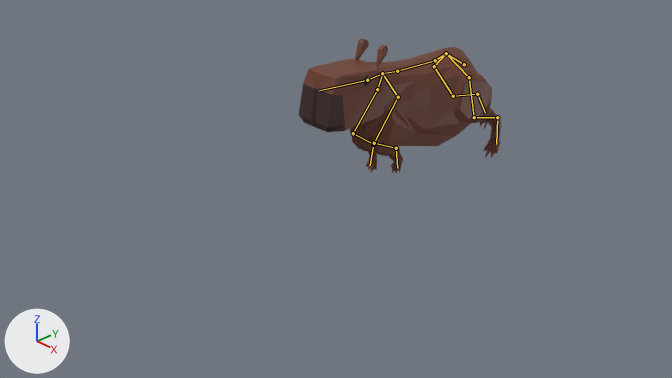
A saved change to the Blender file asset-sources/Capybara.blend.
Camera for both pictures: the file's camera 'Camera'. The lights are fixed; the arrows at lower left show +X, +Y and +Z. Both versions are drawn at frame 45 of the action 'Running'; the numbers are the values there. The bones that bend it are drawn over the model as lines.
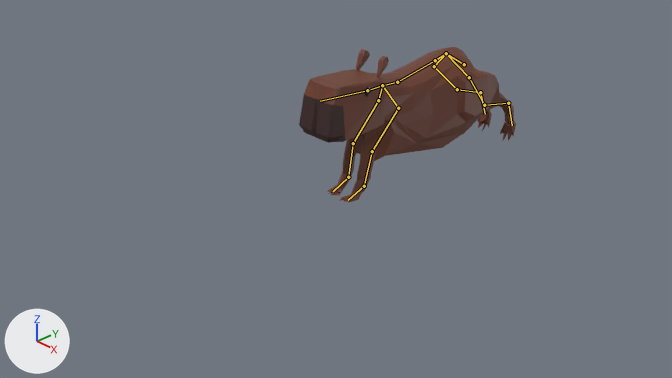
Pixel boxes (x1, y1, x2, y2) of what changed, in the pictures (672 x 378 px):
'Cube', posed (7% wider, 15% taller): before (299, 38, 502, 173); after (299, 47, 516, 203)
bone 'Spine.002', root to tip: before (435, 60) to (397, 71); after (435, 60) to (397, 82)
bone 'Spine.003', root to tip: before (397, 71) to (382, 73); after (397, 82) to (382, 85)
bone 'Spine.004', root to tip: before (382, 73) to (367, 80); after (382, 85) to (367, 90)
bone 'Spine.005', root to tip: before (367, 80) to (319, 90); after (367, 90) to (320, 101)
bone 'Arm.R.001', root to tip: before (377, 89) to (353, 133); after (378, 100) to (353, 143)
bone 'Arm.R.002', root to tip: before (353, 133) to (373, 144); after (353, 143) to (348, 177)
bone 'Arm.R.003', root to tip: before (373, 144) to (370, 165); after (348, 177) to (333, 191)
bone 'Arm.L.001', root to tip: before (398, 97) to (374, 143); after (398, 108) to (372, 151)
bone 'Arm.L.002', root to tip: before (374, 143) to (396, 148); after (372, 151) to (364, 186)
bone 'Arm.L.003', root to tip: before (396, 148) to (397, 168); after (364, 186) to (348, 200)
bone 'BArm.R.001', root to tip: before (434, 66) to (453, 96); after (434, 66) to (457, 89)
bone 'BArm.R.002', root to tip: before (453, 96) to (477, 94); after (457, 89) to (480, 92)
bone 'BArm.R.003', root to tip: before (477, 94) to (485, 112); after (480, 92) to (485, 114)
bone 'BArm.L.001', root to tip: before (469, 77) to (474, 117); after (469, 77) to (484, 105)
bone 'BArm.L.002', root to tip: before (474, 117) to (497, 117); after (484, 105) to (508, 103)
bone 'BArm.L.003', root to tip: before (497, 117) to (496, 144); after (508, 103) to (512, 125)

The change in detail:
Bone 'Spine.002' (bone_spine_002) turns from (-16, 0, 0) to (-4, 0, 0) degrees about its own x, y and z.
Bone 'Spine.003' (bone_spine_003) turns from (3, 0, 0) to (-7, 0, 0) degrees about its own x, y and z.
Bone 'Spine.004' (bone_spine_004) turns from (12, 0, 0) to (6, 0, 0) degrees about its own x, y and z.
Bone 'Spine.005' (bone_spine_005) turns from (-4, 0, 0) to (-1, 0, 0) degrees about its own x, y and z.
Bone 'Arm.R.001' (bone_arm_r_001) turns from (-34, 0, 0) to (-38, 0, 0) degrees about its own x, y and z.
Bone 'Arm.R.002' (bone_arm_r_002) turns from (116, 0, 0) to (53, 0, 0) degrees about its own x, y and z.
Bone 'Arm.R.003' (bone_arm_r_003) turns from (-18, 0, 0) to (-9, 0, 0) degrees about its own x, y and z.
Bone 'Arm.L.001' (bone_arm_l_001) turns from (-31, 0, 0) to (-39, 0, 0) degrees about its own x, y and z.
Bone 'Arm.L.002' (bone_arm_l_002) turns from (122, 0, 0) to (47, 0, 0) degrees about its own x, y and z.
Bone 'Arm.L.003' (bone_arm_l_003) turns from (-8, 0, 0) to (-4, 0, 0) degrees about its own x, y and z.
Bone 'BArm.R.001' (bone_barm_r_001) turns from (52, 2, 1) to (62, 2, 1) degrees about its own x, y and z.
Bone 'BArm.R.002' (bone_barm_r_002) turns from (-11, 0, 0) to (-28, 0, 0) degrees about its own x, y and z.
Bone 'BArm.R.003' (bone_barm_r_003) turns from (29, 0, 0) to (26, 0, 0) degrees about its own x, y and z.
Bone 'BArm.L.001' (bone_barm_l_001) turns from (32, -1, 0) to (54, -2, -1) degrees about its own x, y and z.
Bone 'BArm.L.002' (bone_barm_l_002) turns from (5, 0, 0) to (-13, 0, 0) degrees about its own x, y and z.
Bone 'BArm.L.003' (bone_barm_l_003) turns from (5, 0, 0) to (16, 0, 0) degrees about its own x, y and z.
